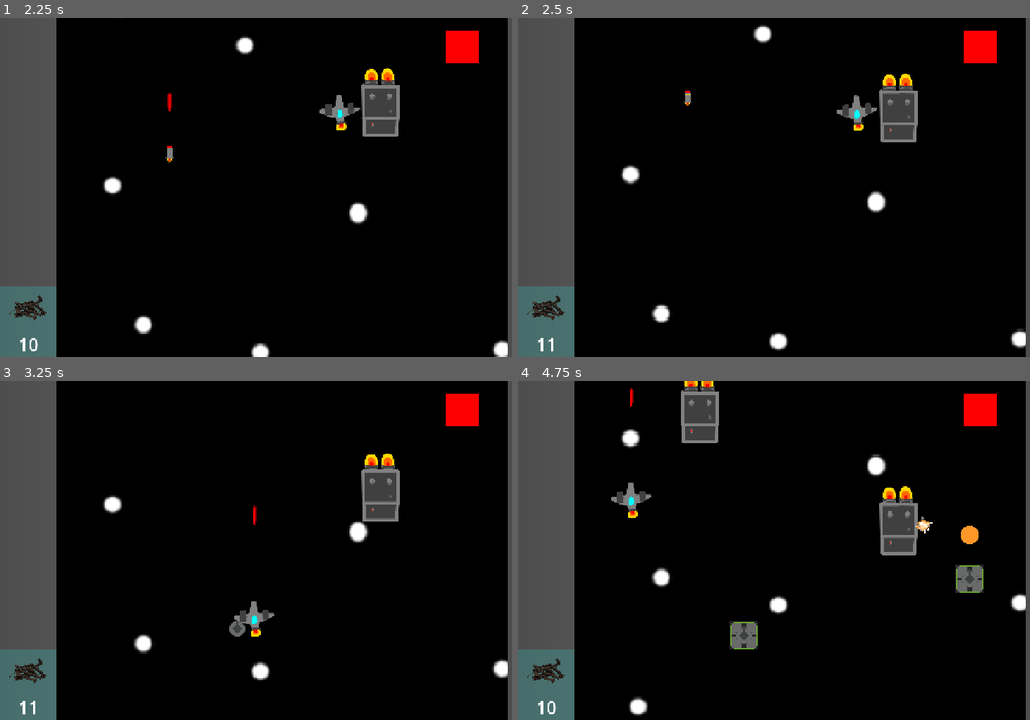
Above: before the commit, frames 1-4 (two rows, left to right).
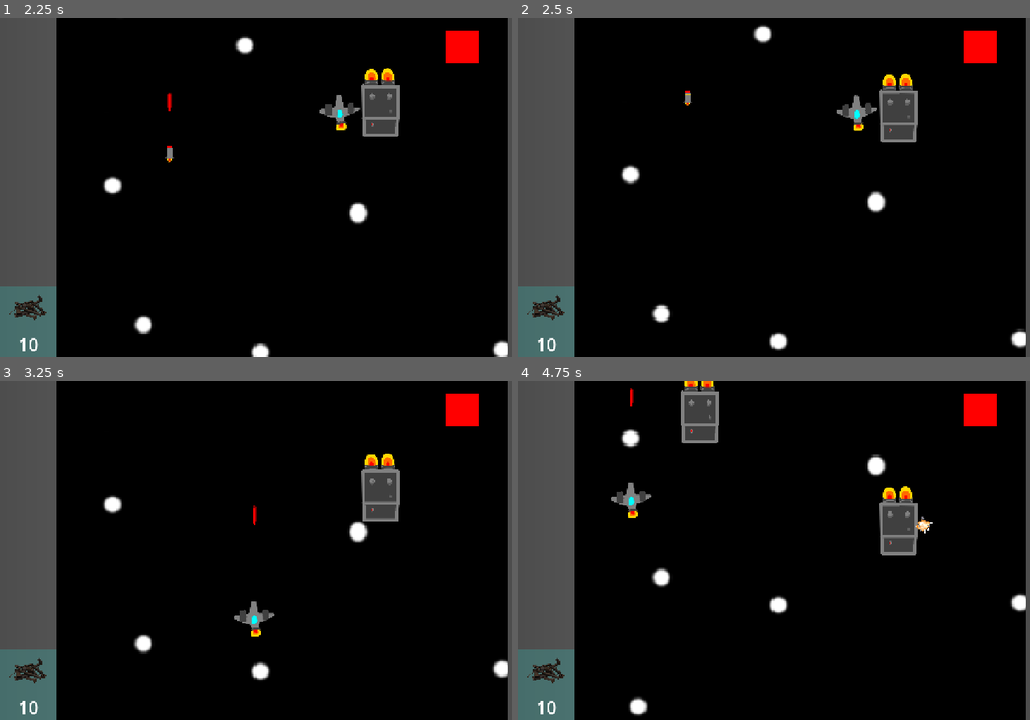
Above: after the commit, the same moments.

Repository: mykyta-bazhukhin/Cargo-Defense
Game: Godot game, scene res://Scenes/main_scene.tscn
Two runs of this game, one before a commit and one after it. Both use one fixed random seed, a clock stepped at 60 frames per second and the inputs below.
Inputs (mouse positions are in pixels of both pictures, inside the frame that each line leads up to):
- Up to frame 1 (2.25 s): move the mouse to (404, 170) at 0.52 s; tap 1 (Place tower 1) at 0.6 s; tap 2 (Place tower 2) at 0.8, 1.35 s; move the mouse to (168, 204) at 1.27 s; tap 3 (Place tower 3) at 1.55, 2.1 s; move the mouse to (337, 112) at 2.02 s
- Up to frame 2 (2.5 s): tap L (give_scrap) at 2.3 s
- Up to frame 3 (3.25 s): move the mouse to (256, 618) at 2.77 s; tap L (give_scrap) at 2.85 s; tap 1 (Place tower 1) at 3.05 s
- Up to frame 4 (4.75 s): move the mouse to (968, 601) at 3.52 s; tap 1 (Place tower 1) at 3.6 s; tap 2 (Place tower 2) at 3.8, 4.35 s; move the mouse to (630, 499) at 4.27 s; tap 3 (Place tower 3) at 4.55 s

Frame 1 is identical in both runs. In frame 2, less than 0.1% of the frame differs, in the area x 5-8%, y 94-99%; in frame 3, 0.2%; in frame 4, 1.1%, in the area x 41-91%, y 42-80%.
Error after the commit: Out of bounds get index '0' (on base: 'Array') (res://Scenes/towers.gd:38)

Commit message:
moved some main code to tower(finally) and made the scrap value not rely on global)

Diff:
--- a/Scenes/label.gd
+++ b/Scenes/label.gd
@@ -1,6 +1,12 @@
 extends Label
 
 signal get_tower1_cost(body)
+var total_scrap = 0
 
-func _process(_delta):
-	text = str(Global.scrap)
+func _ready():
+	text = str(total_scrap)
+
+
+func _on_scraps_scrap_changed(changed_value: Variant) -> void:
+	total_scrap = total_scrap + changed_value
+	text = str(total_scrap)
--- a/Scenes/main_scene.gd
+++ b/Scenes/main_scene.gd
@@ -1,87 +1,4 @@
 extends Node2D
-
-var tower1_cost
-
-var TowerSampleScene = preload("res://Scenes/tower_sample.tscn")
-var TowerSampleProjectileScene = preload("res://Scenes/tower_sample_projectile.tscn")
-
-var tower_selection_array: Array = [null,null,null]
-var tower_points_array: Array
-
-func _ready():
-	tower_points_array = $TowerPoints.get_children()
-	#for i in $Tower_points.get_child_count():
-	#	tower_points_array.append($Tower_points.get_child(i).get_children()) #appends each row's children to one array
-	tower_selection_array[0] = TowerSampleScene
-	var tower1 = tower_selection_array[0].instantiate() #tower needs to instantiate to be able to acess cost for if states
-	# could be solved by giving each tower its unique cost in global code
-	tower1_cost = tower1.cost
-	tower1.free()
-func _on_shoot_turret(pos):
-	var ball = TowerSampleProjectileScene.instantiate()
-	ball.position = pos
-	$Projectiles.add_child(ball)
-
-#func pythagrean_therom(var1, var2): #returns the result of a pathagreon therom(distance) between 2 variables
-	#return sqrt(pow(var1.position.x-var2.position.x, 2) + pow(var1.position.y-var2.position.y, 2))
-
-func _process(_delta):
-	var plane_speed = $SpacePlane.speed
-	#NOTE: tower selection code
-	if (Input.is_action_just_pressed("Place tower 1") and tower_selection_array[0] != null and tower1_cost <= Global.scrap):
-		#print("sapwn")
-		FIND_POINT_spawn_tower_approach_point(0)
-	if (Input.is_action_just_pressed("Place tower 2") and tower_selection_array[1] != null and tower_selection_array[1].cost <= Global.scrap):
-		var tower = tower_selection_array[1].instantiate() #fix these two to use select tower func
-		tower.position = $SpacePlane.position
-		tower.connect("shoot_turret", _on_shoot_turret)
-		$Towers.add_child(tower)
-	if (Input.is_action_just_pressed("Place tower 3") and tower_selection_array[2] != null and tower_selection_array[2].cost <= Global.scrap):
-		var tower = tower_selection_array[2].instantiate()
-		tower.position = $SpacePlane.position
-		tower.connect("shoot_turret", _on_shoot_turret)
-		$Towers.add_child(tower)
-
-	#NOTE: debug code
-	if (Input.is_action_just_pressed("give_scrap")):
-		Global.scrap += 1
-#NOTE: tower placing code
-func FIND_POINT_spawn_tower_approach_point(num: int):
-	'''this is a super function, a big function that has been split up into three parts
-	with capital letter denoting what happens in the function'''
-	var final_min_point_position: Vector2
-	# first finding the closest row of points to the turret
-	var min_dist_point = tower_points_array[0]
-	var min_dist = tower_points_array[0].position.distance_to($SpacePlane.position)
-	var cur_dist = 0
-	for i in tower_points_array.size():
-		#if (tower_points_array[i].is_in_group("Not Occupied")):
-		cur_dist = tower_points_array[i].position.distance_to($SpacePlane.position)
-		#print(str(pythagrean_therom(tower_points_array[i], tower)) + " " + str(i))
-		if (cur_dist <= min_dist):
-			min_dist = cur_dist
-			min_dist_point = tower_points_array[i]
-			#print("position of new min: " + str(i))
-	if (min_dist_point.is_in_group("Not Occupied")):
-		final_min_point_position = Vector2(min_dist_point.position.x, min_dist_point.position.y)
-		min_dist_point.remove_from_group("Not Occupied")
-		find_point_SPAWN_TOWER_approach_point(num, final_min_point_position)
-	else:
-		print("position occupied")
-func find_point_SPAWN_TOWER_approach_point(num: int, min_pos):
-	var tower = tower_selection_array[num].instantiate()
-	tower.position = $SpacePlane.position
-	print(tower.position)
-	tower.connect("shoot_turret", _on_shoot_turret)
-	$Towers.add_child(tower)
-	Global.scrap -= tower.cost
-	find_point_spawn_tower_APPROACH_POINT(min_pos, tower)
-func find_point_spawn_tower_APPROACH_POINT(min_pos, tower):
-	var tween = get_tree().create_tween()
-	tween.tween_property(tower, "position", min_pos, 0.5).set_trans(Tween.TRANS_QUAD).set_ease(Tween.EASE_OUT)
-	await tween.finished
-	tower.get_node("PlatformSprite").visible = true
-
 
 
 #
@@ -99,3 +16,7 @@
 
 func _on_enemies_create_scrap(pos: Vector2, val: int) -> void:
 	pass # Replace with function body.
+
+
+func _on_towers_get_total_scrap() -> void:
+	$%Towers.total_scrap = $Scraps.total_scrap
--- a/Scenes/main_scene.tscn
+++ b/Scenes/main_scene.tscn
@@ -33,6 +33,9 @@
 [node name="Scraps" type="Node2D" parent="."]
 script = ExtResource("3_drdnd")
 
+[node name="Scrap" parent="Scraps" instance=ExtResource("8_07lw2")]
+position = Vector2(448, 360)
+
 [node name="Towers" type="Node2D" parent="."]
 unique_name_in_owner = true
 script = ExtResource("4_lhp3t")
@@ -203,9 +206,6 @@
 
 [node name="Marker2D49" type="Marker2D" parent="TowerPoints" groups=["Not Occupied"]]
 position = Vector2(1024, 64)
-
-[node name="Scrap" parent="." instance=ExtResource("8_07lw2")]
-position = Vector2(448, 360)
 
 [node name="tower_sample_projectile" parent="." instance=ExtResource("9_vo715")]
 position = Vector2(-816, 192)
@@ -244,6 +244,7 @@
 vertical_alignment = 1
 script = ExtResource("15_lhp3t")
 
+[connection signal="scrap_changed" from="Scraps" to="CanvasLayer/PanelContainer/VBoxContainer/ScrapAmountLabel" method="_on_scraps_scrap_changed"]
 [connection signal="create_scrap" from="Enemies" to="Scraps" method="_on_enemies_create_scrap"]
 [connection signal="timeout" from="Enemies/SpawnEnemyTimer" to="." method="_on_spawn_enemy_timer_timeout"]
 [connection signal="timeout" from="Enemies/SpawnEnemyTimer" to="Enemies" method="_on_spawn_enemy_timer_timeout"]
--- a/Scenes/projectiles.gd
+++ b/Scenes/projectiles.gd
@@ -2,6 +2,7 @@
 
 var LaserScene = preload("res://Scenes/laser.tscn")
 var RocketScene = preload("res://Scenes/rocket.tscn")
+var TowerSampleProjectileScene = preload("res://Scenes/tower_sample_projectile.tscn")
 
 func _on_space_plane_shoot_primary(pos: Vector2):
 	var laser = LaserScene.instantiate()
@@ -13,3 +14,8 @@
 	var rocket = RocketScene.instantiate()
 	rocket.position = pos
 	add_child(rocket)
+
+func _on_shoot_turret(pos):
+	var ball = TowerSampleProjectileScene.instantiate()
+	ball.position = pos
+	add_child(ball)
--- a/Scenes/scrap.gd
+++ b/Scenes/scrap.gd
@@ -1,9 +1,11 @@
 extends Area2D
 
 @export var value: int = 10
+signal scrap_collected(scrap_value: int)
 
 func _on_body_entered(body):
-	Global.scrap += value
+	scrap_collected.emit(value)
+	#Global.scrap += value
 
 	print(str(Global.scrap) + "+" + str(value))
 	queue_free()
--- a/Scenes/scraps.gd
+++ b/Scenes/scraps.gd
@@ -1,9 +1,21 @@
 extends Node2D
 
 var ScrapScene = preload("res://Scenes/scrap.tscn")
+var total_scrap = 0
+signal scrap_changed(changed_value: int)
+
+func _ready():
+	var child_array = get_children()
+	for child in child_array:
+		child.connect("scrap_collected", on_scrap_collected)
 
 func _on_enemies_create_scrap(pos: Vector2, val: int) -> void:
 	var scrap = ScrapScene.instantiate()
 	scrap.value = val
 	scrap.position = pos
+	scrap.connect("scrap_collected", on_scrap_collected)
 	add_child(scrap)
+
+func on_scrap_collected(value: int):
+	total_scrap = total_scrap + value
+	scrap_changed.emit(value)
--- a/Scenes/towers.gd
+++ b/Scenes/towers.gd
@@ -1,10 +1,67 @@
 extends Node2D
 
+var TowerSampleScene = preload("res://Scenes/tower_sample.tscn")
+
+
+var total_scrap
+var tower_selection_array: Array = [TowerSampleScene,null,null]
+var tower_costs: Array = [0,0,0]
+var tower_points_array: Array #handled by main
 
 
 func _ready() -> void:
-	var tower_points: Array = self.get_parent().get_node("TowerPoints").get_children()
-
+	var tower_points: Array = get_node("../TowerPoints").get_children()
+	var i = 0
+	for tower_scene in tower_selection_array:
+		if (tower_scene != null):
+			var tower = tower_scene.instantiate() #tower needs to instantiate to be able to acess cost for if states
+			tower_costs[i] = tower.cost
+			tower.free()
+		i = i + 1
 
 func _process(delta: float) -> void:
-	pass
+	#NOTE: tower selection code
+	if (Input.is_action_just_pressed("Place tower 1") and tower_selection_array[0] != null and tower_costs[0] <= get_node("../Scraps").total_scrap):
+		#print("sapwn")
+		FIND_POINT_spawn_tower_approach_point(0)
+	if (Input.is_action_just_pressed("Place tower 2") and tower_selection_array[1] != null and tower_costs[1] <= get_node("../Scraps").total_scrap):
+		FIND_POINT_spawn_tower_approach_point(1)
+	if (Input.is_action_just_pressed("Place tower 3") and tower_selection_array[2] != null and tower_costs[2] <= get_node("../Scraps").total_scrap):
+		FIND_POINT_spawn_tower_approach_point(2)
+
+#NOTE: tower placing code
+func FIND_POINT_spawn_tower_approach_point(num: int):
+	'''this is a super function, a big function that has been split up into three parts
+	with capital letter denoting what happens in the function'''
+	var final_min_point_position: Vector2
+	# first finding the closest row of points to the turret
+	var min_dist_point = tower_points_array[0]
+	var min_dist = tower_points_array[0].position.distance_to(get_node("../SpacePlane").position)
+	var cur_dist = 0
+	for i in tower_points_array.size():
+		#if (tower_points_array[i].is_in_group("Not Occupied")):
+		cur_dist = tower_points_array[i].position.distance_to(get_node("../SpacePlane").position)
+		#print(str(pythagrean_therom(tower_points_array[i], tower)) + " " + str(i))
+		if (cur_dist <= min_dist):
+			min_dist = cur_dist
+			min_dist_point = tower_points_array[i]
+			#print("position of new min: " + str(i))
+	if (min_dist_point.is_in_group("Not Occupied")):
+		final_min_point_position = Vector2(min_dist_point.position.x, min_dist_point.position.y)
+		min_dist_point.remove_from_group("Not Occupied")
+		find_point_SPAWN_TOWER_approach_point(num, final_min_point_position)
+	else:
+		print("position occupied")
+func find_point_SPAWN_TOWER_approach_point(num: int, min_pos):
+	var tower = tower_selection_array[num].instantiate()
+	tower.position = get_node("../SpacePlane").position
+	print(tower.position)
+	tower.connect("shoot_turret", Callable($Projectiles, "_on_shoot_turret"))
+	add_child(tower)
+	Global.scrap -= tower.cost
+	find_point_spawn_tower_APPROACH_POINT(min_pos, tower)
+func find_point_spawn_tower_APPROACH_POINT(min_pos, tower):
+	var tween = get_tree().create_tween()
+	tween.tween_property(tower, "position", min_pos, 0.5).set_trans(Tween.TRANS_QUAD).set_ease(Tween.EASE_OUT)
+	await tween.finished
+	tower.get_node("PlatformSprite").visible = true
